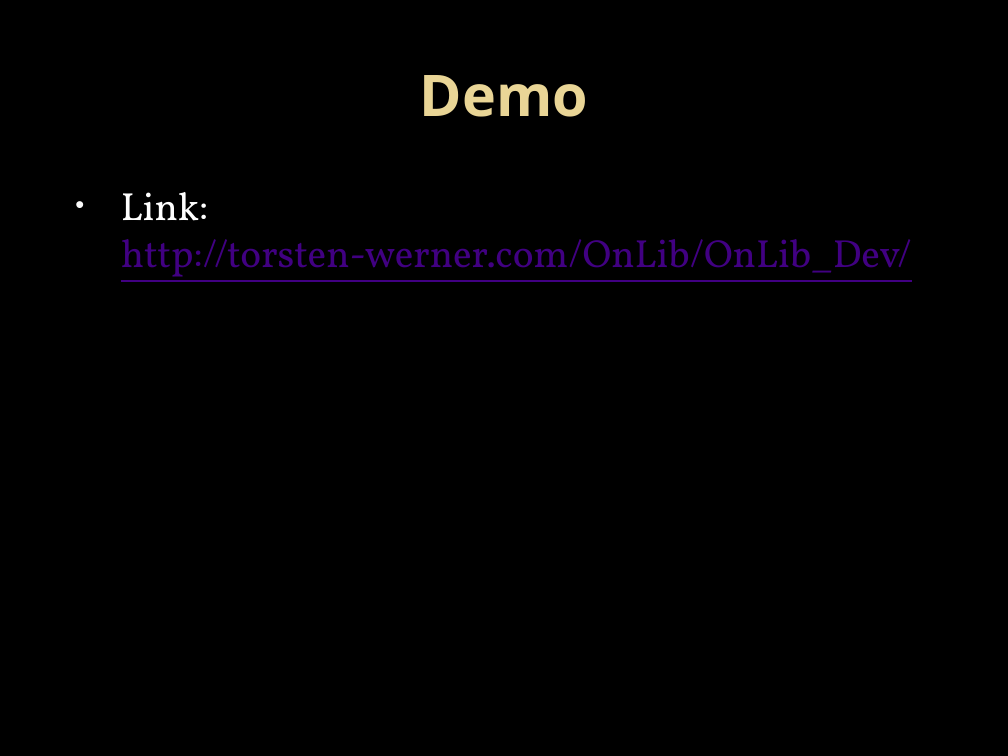
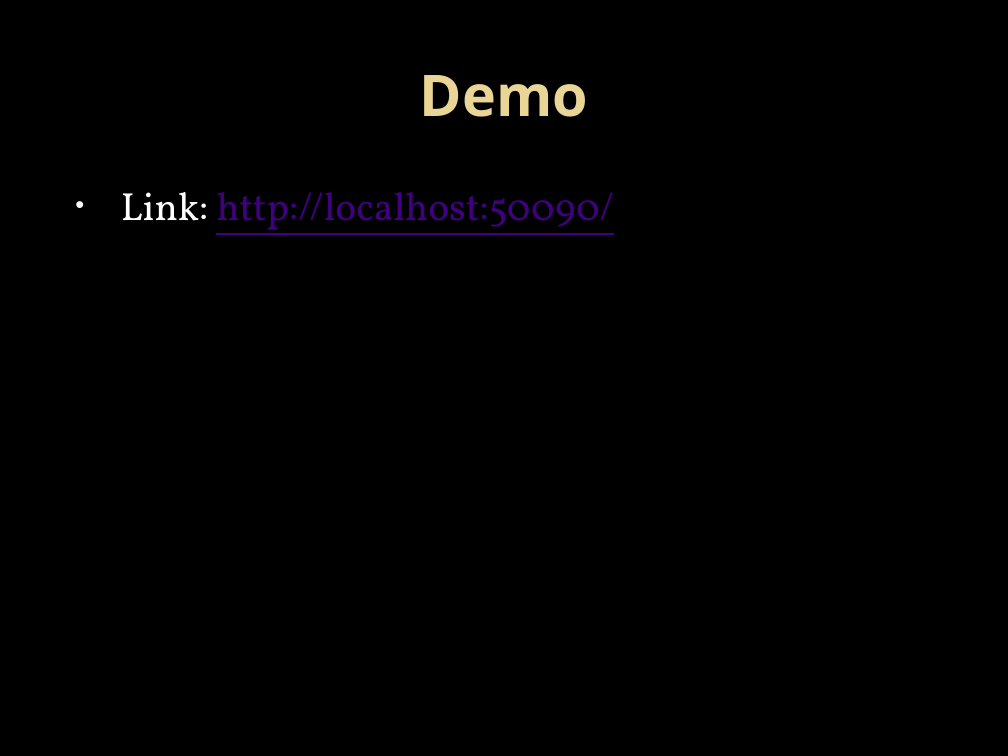
Before and after one commit to twerner93/OnLib_Documents, a slide deck: slide 12 of Final Project Handin/Final Presentation/Online-Library.pptx. Drawn at 1008x756 pixels with LibreOffice and Linux fonts; fonts in the diff are those of the drawing; background and template pictures are left out. Boxes give left, top, right and bottom in pixels: in the first picture for what was removed or moved away, otherwise in the second. Text is boxed around its words. In the diff, an @@ line names an element or a change of style, - is before the commit and + after.

Commit message:
Link geändert und Extend of functionality erweitert

```diff
--- a/Final Project Handin/Final Presentation/Online-Library.pptx
+++ b/Final Project Handin/Final Presentation/Online-Library.pptx
@@ text at [121, 192, 614, 235]: text changed @@
-• Link: http://torsten-werner.com/OnLib/OnLib_Dev/
+• Link: http://localhost:50090/
```
Also in this commit, not shown: 1 slide added, 1 slide removed.
